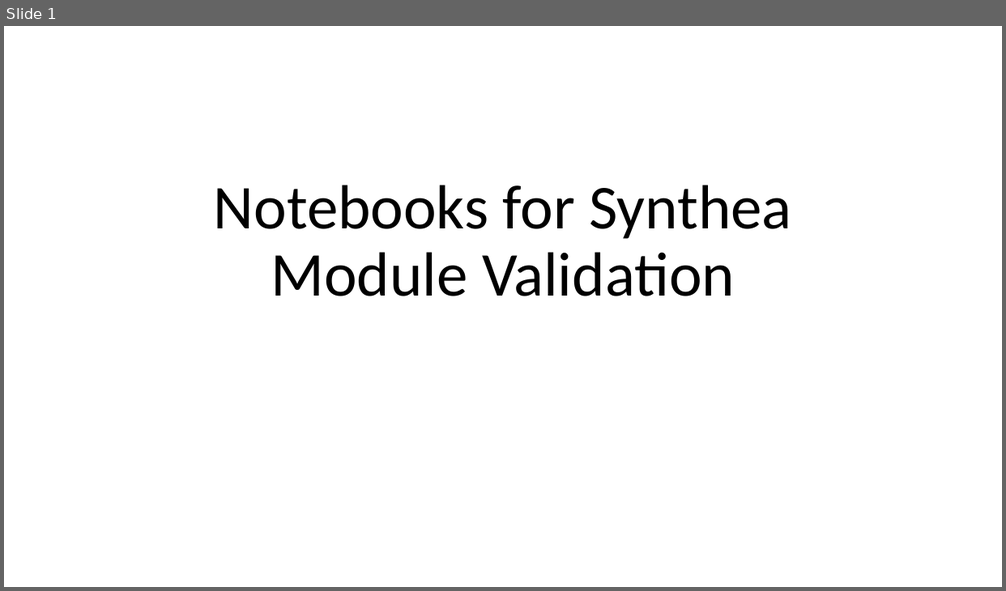
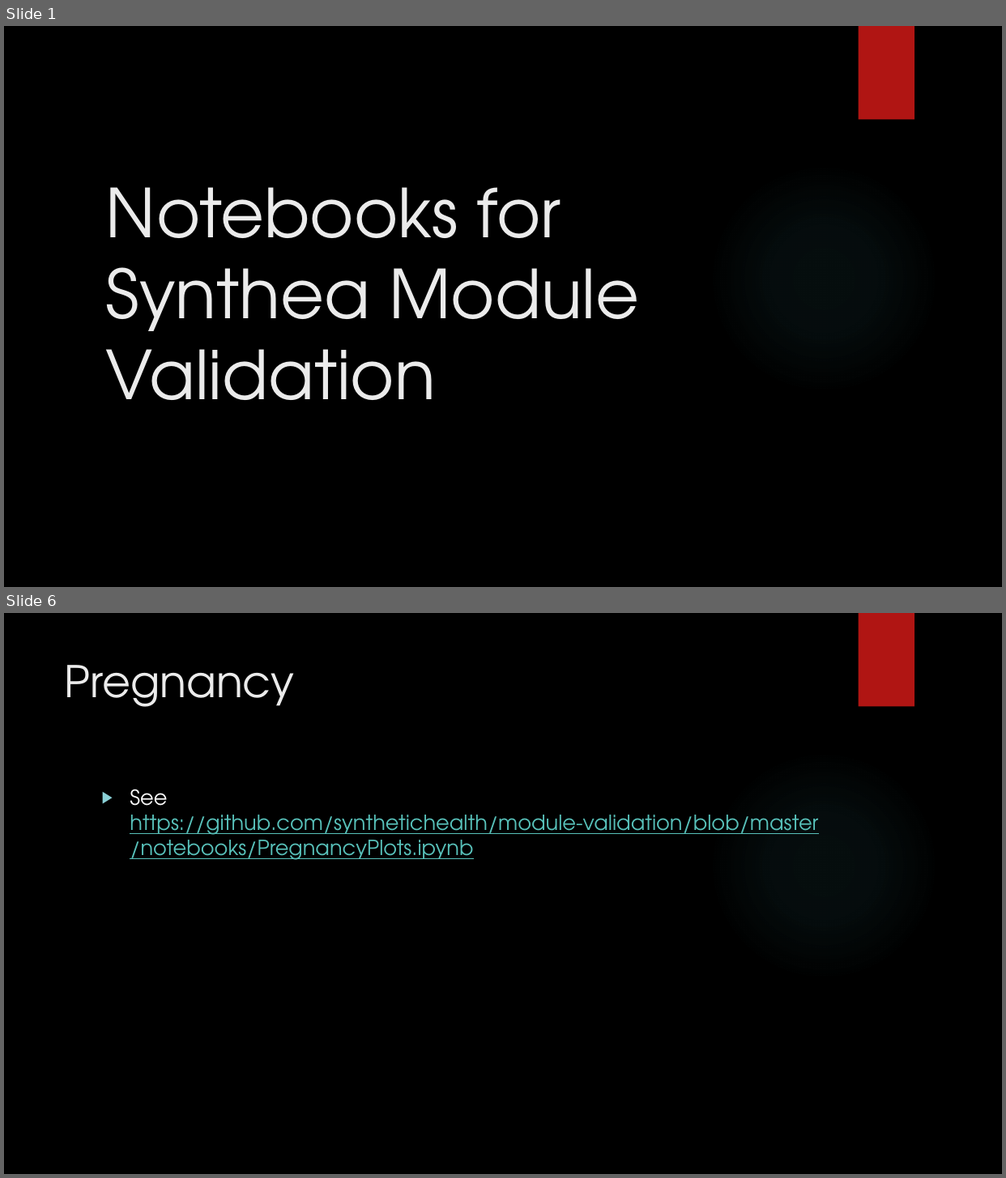
Before and after one commit to synthetichealth/module-validation, a slide deck: notebook-ideas.pptx. Shown one above the other, each under a label of ours: slide 1 before the commit, slides 1 and 6 after it; the slides between them are not shown. The pictures are 1006x591 and 1006x1178 pixels, drawn with LibreOffice and Linux fonts; fonts in the diff are those of the drawing; background and template pictures are left out. Boxes give left, top, right and bottom in pixels: in the first picture for what was removed or moved away, otherwise in the second. Text is boxed around its words. In the diff, an @@ line names an element or a change of style, - is before the commit and + after.

Commit message:
updated notebook ideas ppt.

```diff
--- a/notebook-ideas.pptx
+++ b/notebook-ideas.pptx
@@ slide 6 added at box(4, 613, 1002, 1174), background picture (left out); not listed: 2 template elements that a slide beside it also shows @@
@@ title added at box(65, 665, 295, 707), 42 pt, text #EBEBEB @@
+Pregnancy
@@ text added at box(130, 789, 818, 860), 20 pt, text #58C1BA, underline @@
+▶ See https://github.com/synthetichealth/module-validation/blob/master/notebooks/PregnancyPlots.ipynb
@@ slide 1 changed as well @@
@@ background #FFFFFF to picture (left out) @@
@@ rectangle added at box(859, 26, 914, 120), fill #B01513 @@
@@ title "Notebooks for Synthea Module Validation": place and size @@
-title "Notebooks for Synthea Module Validation" at box(214, 185, 791, 297)
+title "Notebooks for Synthea Module Validation" at box(106, 187, 639, 400)
@@ title "Notebooks for Synthea Module Validation" at box(106, 187, 639, 400): size 60 to 64.8 pt, font Calibri to TeX Gyre Adventor, text colour #000000 to #EBEBEB; alignment centre to left; line spacing 0.9 to 1 @@
@@ ellipse added at box(709, 163, 939, 394), fill gradient #50B9C1 @@
```
Also in this commit, not shown: 2 other slides changed, 8 other slides added, 1 slide removed, 1 other file.
